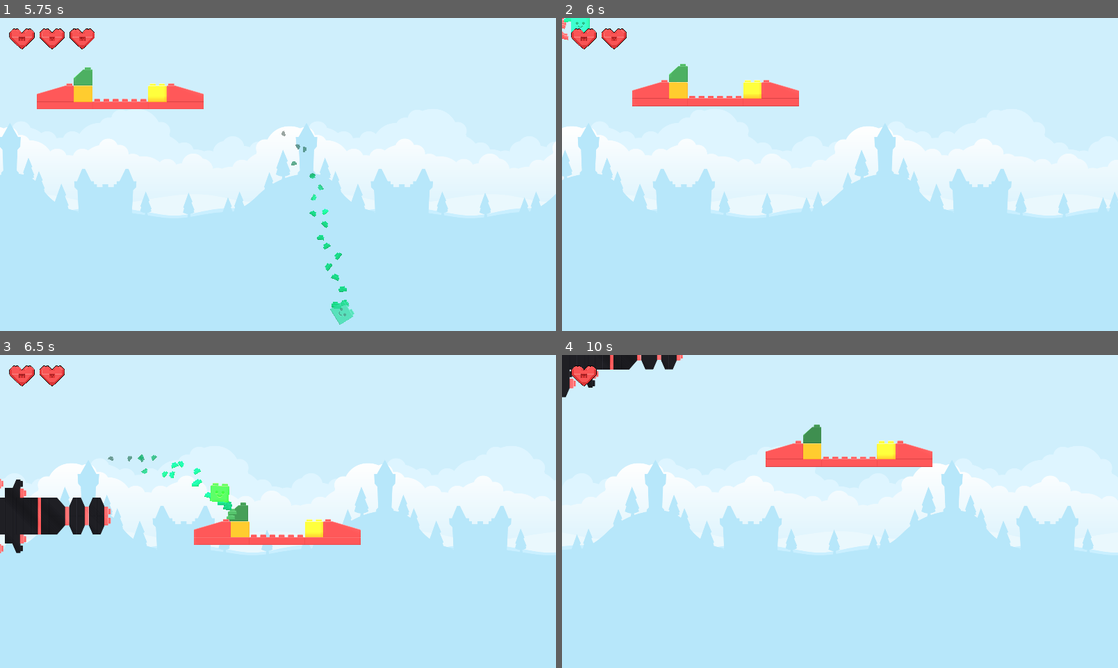
Above: before the commit, frames 1-4 (two rows, left to right).
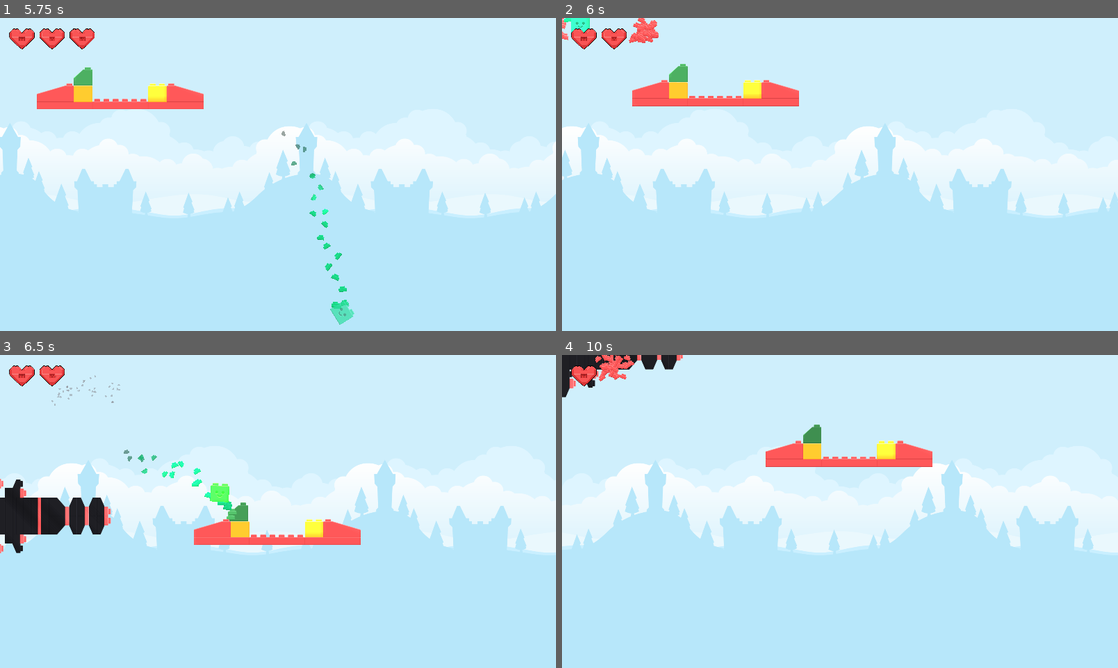
Above: after the commit, the same moments.

Repository: mlotr/Blocks_Gone_Wrong
Game: Godot game, scene res://scenes/title_screen.tscn
The game is run twice, just before and just after one commit, with the same random seed, the same clock (stepped at 60 frames per second) and the same inputs. The project has no main scene, so this scene is started directly. Sound files missing from this copy of the repository are replaced by a short silence.
Inputs (mouse positions are in pixels of both pictures, inside the frame that each line leads up to):
- Up to frame 1 (5.75 s): click "PLAY" at 0.5 s; click "PLAY" at 1.25 s; move the mouse to (400, 158) at 2.02 s; press the mouse at (400, 158) at 2.03 s; hold Up (ui_up) 2.03-2.78 s; move the mouse to (166, 190) at 2.77 s; release the mouse at (166, 190) at 2.78 s; hold Down (ui_down) 2.78-3.53 s; click (166, 190) at 2.85 s; move the mouse to (333, 105) at 3.52 s; press the mouse at (333, 105) at 3.53 s; hold Up (ui_up) 3.53-5.03 s; move the mouse to (250, 237) at 4.27 s; release the mouse at (250, 237) at 4.28 s; click (250, 237) at 4.35 s; move the mouse to (444, 221) at 5.02 s; press the mouse at (444, 221) at 5.03 s; hold Down (ui_down) from 5.03 s (still down)
- Up to frame 2 (6 s): keep holding Down (ui_down); move the mouse to (673, 127) at 5.77 s; release the mouse at (673, 127) at 5.78 s; click (673, 127) at 5.85 s
- Up to frame 3 (6.5 s): keep holding Down (ui_down)
- Up to frame 4 (10 s): move the mouse to (867, 511) at 6.52 s; press the mouse at (867, 511) at 6.53 s; move the mouse to (756, 433) at 7.27 s; release Down (ui_down) at 7.28 s; release the mouse at (756, 433) at 7.28 s; hold Up (ui_up) 7.28-9.53 s; click (756, 433) at 7.35 s; move the mouse to (962, 495) at 8.02 s; press the mouse at (962, 495) at 8.03 s; move the mouse to (728, 527) at 8.77 s; release the mouse at (728, 527) at 8.78 s; click (728, 527) at 8.85 s; move the mouse to (895, 442) at 9.52 s; press the mouse at (895, 442) at 9.53 s; hold Down (ui_down) from 9.53 s (still down)

Frame 1 is identical in both runs. In frame 2, 0.3% of the frame differs, in the area x 12-18%, y 0-8%; in frame 3, less than 0.1%; in frame 4, 0.3%, in the area x 6-13%, y 0-9%.

Commit message:
Added break particles for life_ui

Diff:
--- a/scenes/life_ui.tscn
+++ b/scenes/life_ui.tscn
@@ -1,7 +1,17 @@
-[gd_scene load_steps=3 format=3 uid="uid://cutbnl0nifuu5"]
+[gd_scene load_steps=7 format=3 uid="uid://cutbnl0nifuu5"]
 
 [ext_resource type="Script" path="res://scripts/life_ui.gd" id="1_0haq4"]
 [ext_resource type="Texture2D" uid="uid://c12bit6w4b7f4" path="res://UI/block_life.png" id="1_6ln70"]
+[ext_resource type="Texture2D" uid="uid://l760uh20ra5i" path="res://brick_assets/Red/brick_low_1.png" id="3_e15at"]
+[ext_resource type="AudioStream" uid="uid://cdqkvlx5y4bc7" path="res://sounds/toy_bricks_wooden_bag_movement_001.mp3" id="4_noh8m"]
+
+[sub_resource type="Curve" id="Curve_o61km"]
+_data = [Vector2(0.00928792, 0.830502), 0.0, 0.0, 0, 0, Vector2(1, 0.219281), 0.0, 0.0, 0, 0]
+point_count = 2
+
+[sub_resource type="Gradient" id="Gradient_n1qme"]
+offsets = PackedFloat32Array(0.475728, 1)
+colors = PackedColorArray(1, 1, 1, 1, 0, 0, 0, 0)
 
 [node name="LifeUI" type="Control"]
 custom_minimum_size = Vector2(100, 100)
@@ -25,3 +35,25 @@
 position = Vector2(76, 69)
 scale = Vector2(0.15, 0.15)
 texture = ExtResource("1_6ln70")
+
+[node name="BrokenParticles" type="CPUParticles2D" parent="."]
+position = Vector2(77, 66)
+emitting = false
+amount = 40
+lifetime = 0.7
+one_shot = true
+explosiveness = 1.0
+randomness = 0.5
+texture = ExtResource("3_e15at")
+emission_shape = 1
+emission_sphere_radius = 40.0
+direction = Vector2(2.08165e-12, -1)
+initial_velocity_min = 200.0
+initial_velocity_max = 300.0
+angular_velocity_min = -400.0
+angular_velocity_max = 400.0
+scale_amount_curve = SubResource("Curve_o61km")
+color_ramp = SubResource("Gradient_n1qme")
+
+[node name="BrokenSFX" type="AudioStreamPlayer" parent="."]
+stream = ExtResource("4_noh8m")
--- a/scripts/life_ui.gd
+++ b/scripts/life_ui.gd
@@ -1,17 +1,19 @@
 extends Control
 
 @onready var sprite = $Sprite2D
-#@onready var particles = $CPUParticles2D
-#@onready var audio = $AudioStreamPlayer
+@onready var broken_particles = $BrokenParticles
+@onready var broken_sfx = $BrokenSFX
 
 func lose_life_visual():
-	# Nascondi il cuore
+	# Hide heart
 	sprite.visible = false
 
-	# Riproduci effetti
-	#particles.restart()
-	#if audio.stream:
-		#audio.play()
+	# Emit particles
+	broken_particles.restart()
+
+	# Play sfx
+	if broken_sfx.stream:
+		broken_sfx.play()
 
 	# Non facciamo queue_free() subito, altrimenti il suono si taglia.
 	# Le particelle e il suono continueranno, ma il cuore è "visivamente" andato.
